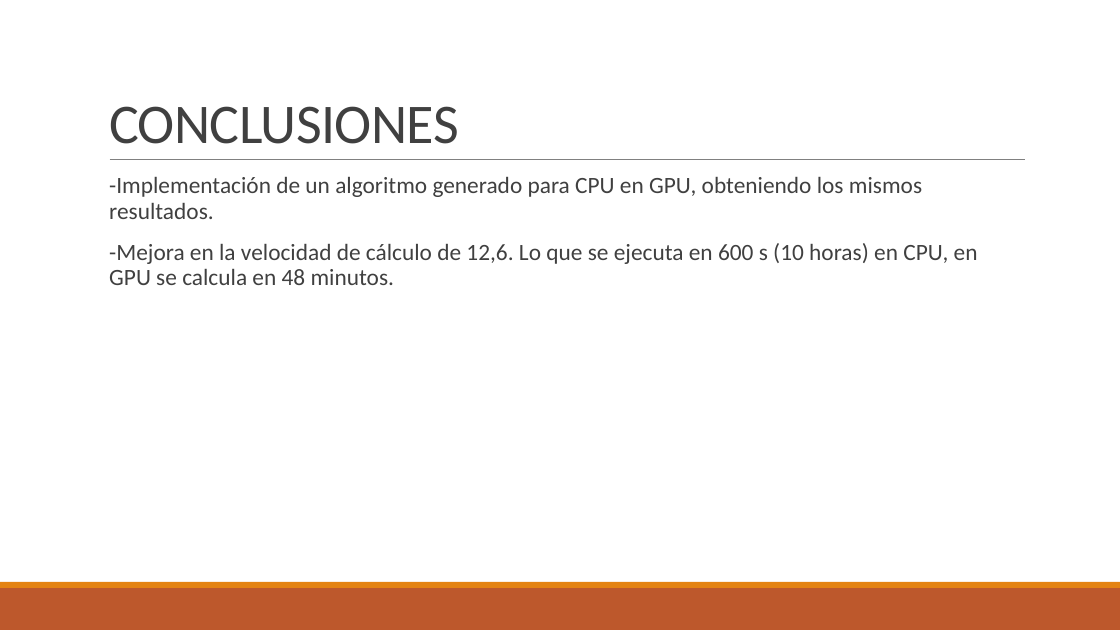
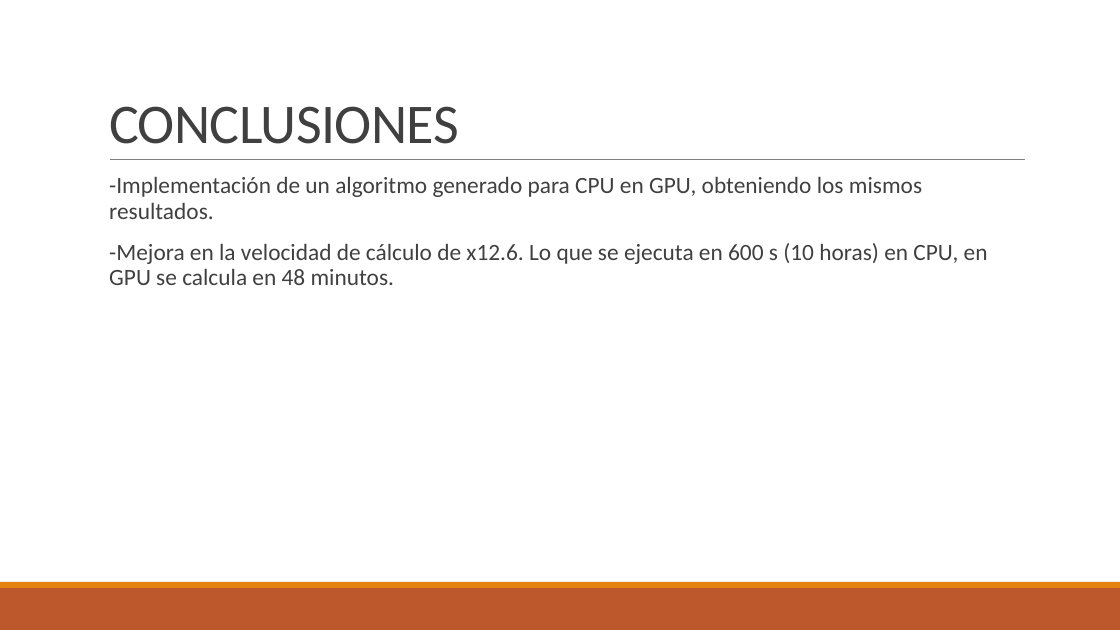
Before and after one commit to juanjo1213/TFG-FDTD, a slide deck: slide 18 of Diapositivas/FDTD.pptx (slide 25 before the commit). Drawn at 1120x630 pixels with LibreOffice and Linux fonts; fonts in the diff are those of the drawing. Boxes give left, top, right and bottom in pixels: in the first picture for what was removed or moved away, otherwise in the second. Text is boxed around its words. In the diff, an @@ line names an element or a change of style, - is before the commit and + after.

```diff
--- a/Diapositivas/FDTD.pptx
+++ b/Diapositivas/FDTD.pptx
@@ text at (109, 243, 988, 285): text changed @@
-  -Mejora en la velocidad de cálculo de 12,6. Lo que se ejecuta en 600 s (10 horas) en CPU, en GPU se calcula en 48 minutos.
+  -Mejora en la velocidad de cálculo de x12.6. Lo que se ejecuta en 600 s (10 horas) en CPU, en GPU se calcula en 48 minutos.
```
Also in this commit, not shown: 7 other slides changed, 1 slide added, 8 slides removed, 6 other files.
